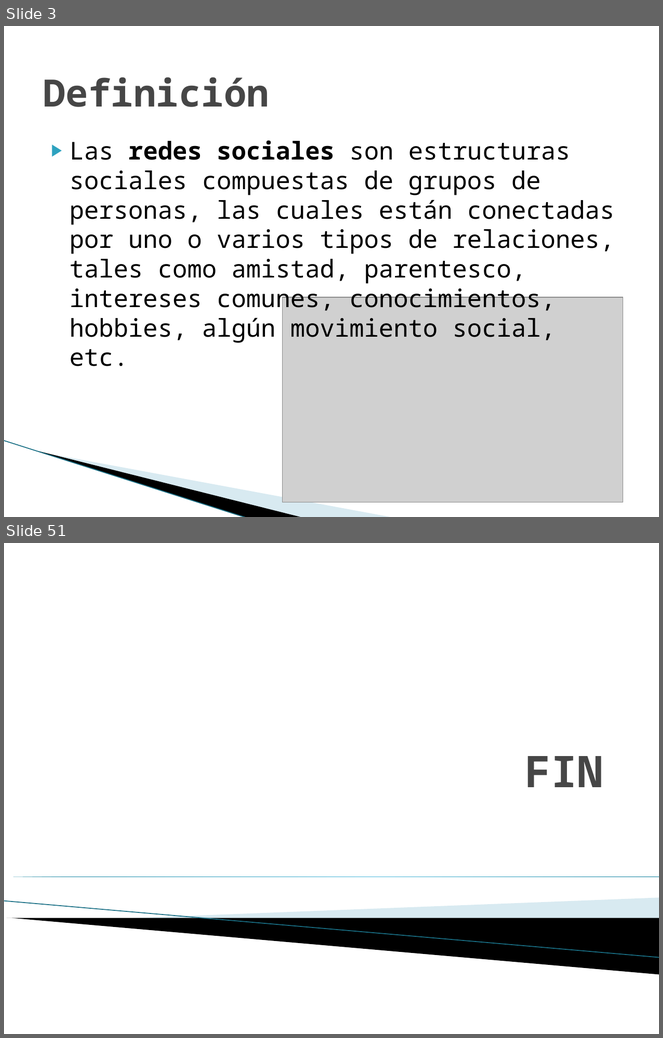
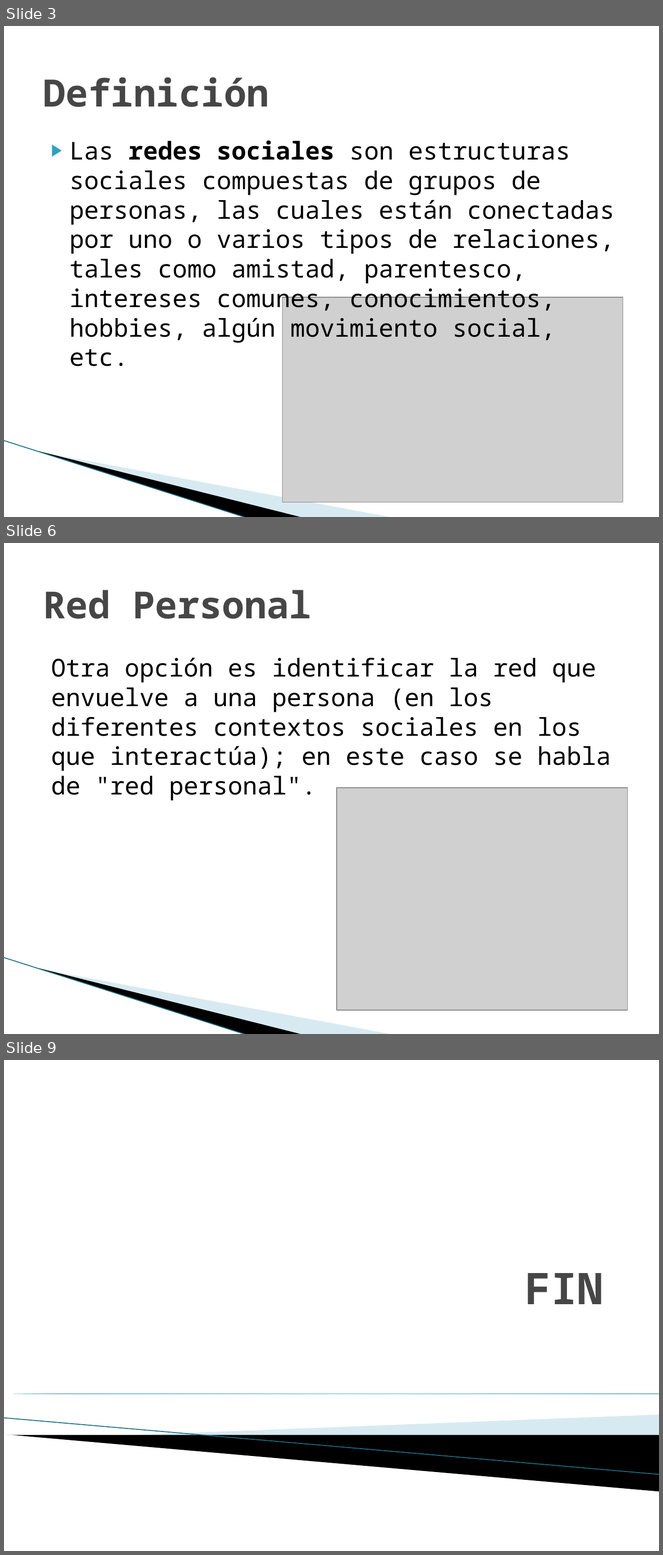
Before and after one commit to carlamadeo/proyectosfacultad, a slide deck: Modelos Organizacionales/TPS/TP_Grupo_C_Redes_Sociales.pptx. Shown one above the other, each under a label of ours: slides 3 and 51 before the commit, slides 3, 6 and 9 after it; the slides between them are not shown. The pictures are 663x1038 and 663x1555 pixels, drawn with LibreOffice and Linux fonts; fonts in the diff are those of the drawing; grey boxes stand for pictures; background and template pictures are left out. Boxes give left, top, right and bottom in pixels: in the first picture for what was removed or moved away, otherwise in the second. Text is boxed around its words. In the diff, an @@ line names an element or a change of style, - is before the commit and + after.

```diff
--- a/Modelos Organizacionales/TPS/TP_Grupo_C_Redes_Sociales.pptx
+++ b/Modelos Organizacionales/TPS/TP_Grupo_C_Redes_Sociales.pptx
@@ slide 6 added at box(4, 543, 659, 1034), background #FFFFFF; not listed: 3 template elements that a slide beside it also shows @@
@@ title added at box(43, 590, 312, 619), 41 pt, text #464646, bold @@
+Red Personal
@@ text added at box(51, 657, 611, 801), 27 pt, text #000000 @@
+Otra opción es identificar la red que envuelve a una persona (en los diferentes contextos sociales en los que interactúa); en este caso se habla de "red personal".
@@ picture added at box(337, 788, 628, 1011) @@
@@ what was slide 51 is now slide 9 @@
```
Also in this commit, not shown: 4 other slides added, 47 slides removed, 4 other files.
